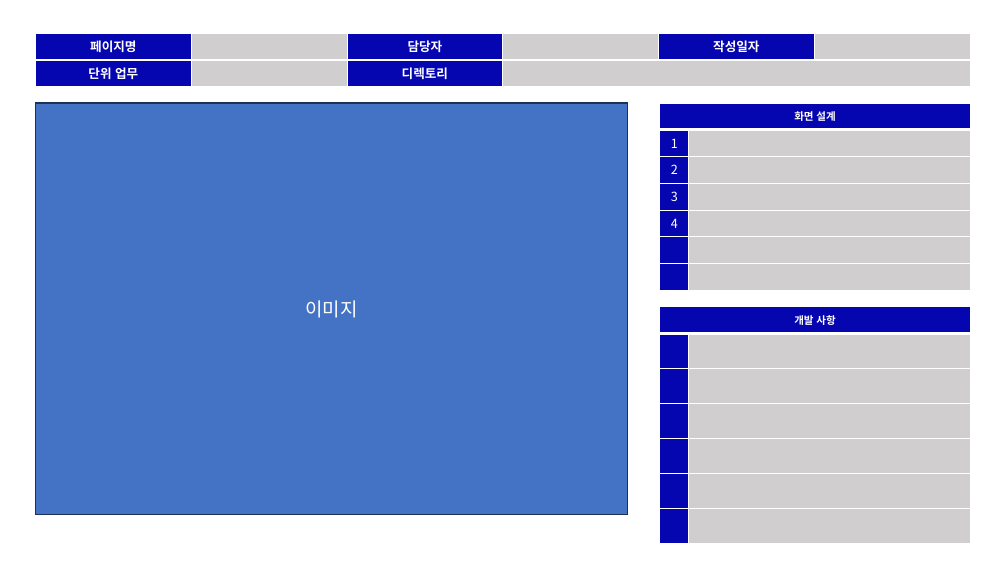
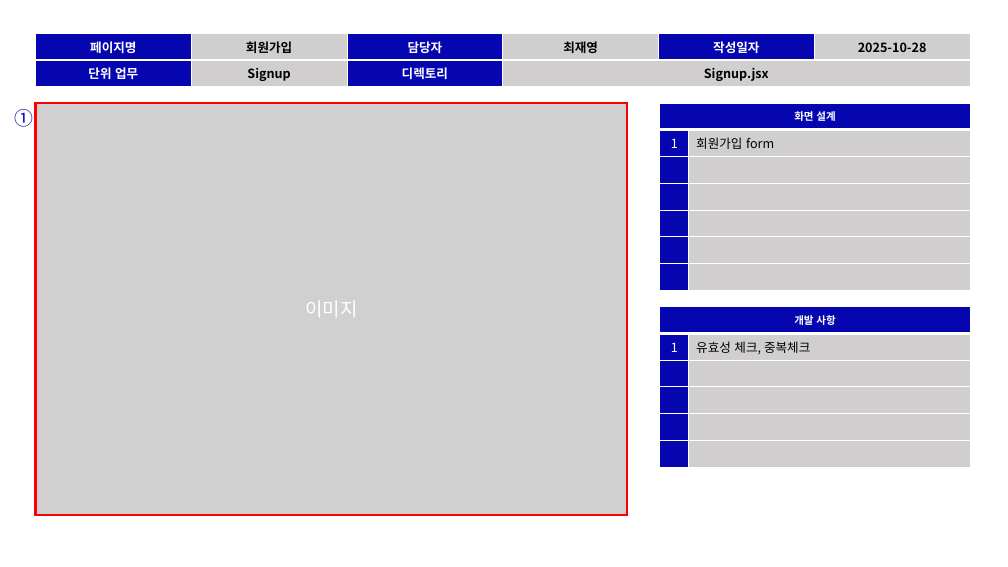
Before and after one commit to jungryeol123/tjg_project, a slide deck: slide 7 of TeamProject_스토리보드.pptx (slide 6 before the commit). Drawn at 1008x567 pixels with LibreOffice and Linux fonts; fonts in the diff are those of the drawing; grey boxes stand for pictures. Boxes give left, top, right and bottom in pixels: in the first picture for what was removed or moved away, otherwise in the second. Text is boxed around its words. In the diff, an @@ line names an element or a change of style, - is before the commit and + after.

```diff
--- a/TeamProject_스토리보드.pptx
+++ b/TeamProject_스토리보드.pptx
@@ table at (36, 33, 970, 87) @@
-row 1: 페이지명 |  | 담당자 |  | 작성일자 | 
+row 1: 페이지명 | 회원가입 | 담당자 | 최재영 | 작성일자 | 2025-10-28
-row 2, column 2: 
+row 2, column 2: Signup
-row 2, column 4: 
+row 2, column 4: Signup.jsx
@@ text added at (15, 109, 34, 127), 18 pt, text #0606B1 @@
+①
@@ rectangle at (36, 103, 628, 515): fill #4472C4 to none; outline #1E3256 1 pt to #FF0000 2.25 pt @@
@@ picture added at (36, 103, 628, 515), 18 pt, text #FFFFFF @@
+이미지
@@ table at (660, 103, 970, 290) @@
-row 2: 1 | 
-row 3: 2 | 
-row 4: 3 | 
-row 5: 4 | 
+row 2: 1 | 회원가입 form
+row 5:  | 
+row 6:  | 
+row 7:  | 
@@ text in rectangle at (305, 300, 357, 318): text removed @@
-이미지
@@ table at (660, 307, 970, 467) @@
+row 2: 1 | 유효성 체크, 중복체크
-row 6:  | 
-row 7:  | 
```
Also in this commit, not shown: 6 other slides changed, 3 slides added, 1 slide removed.
